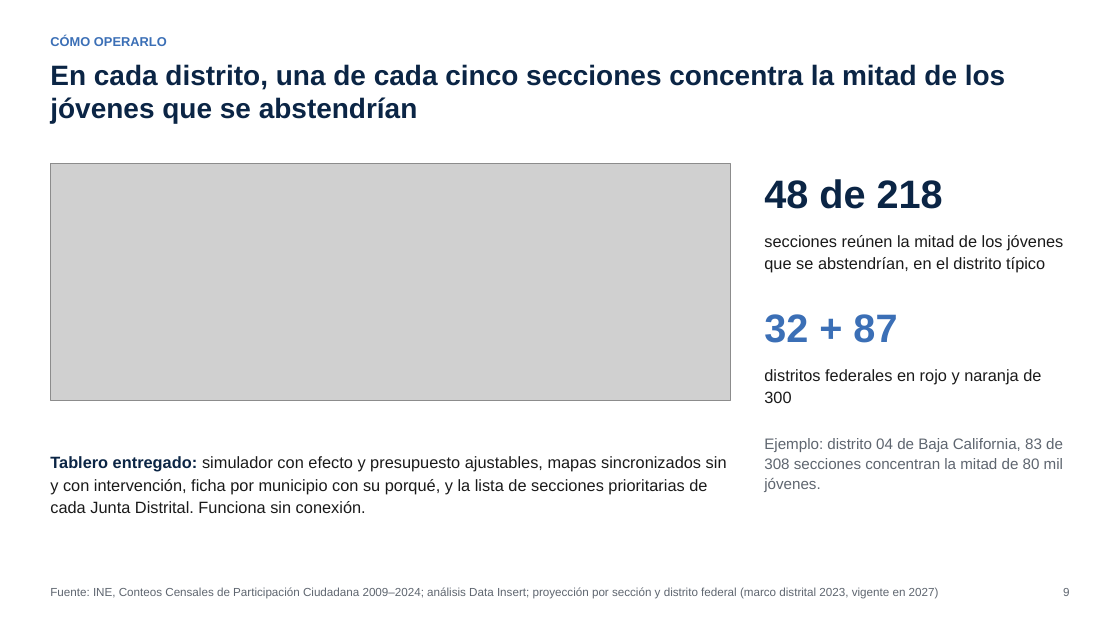
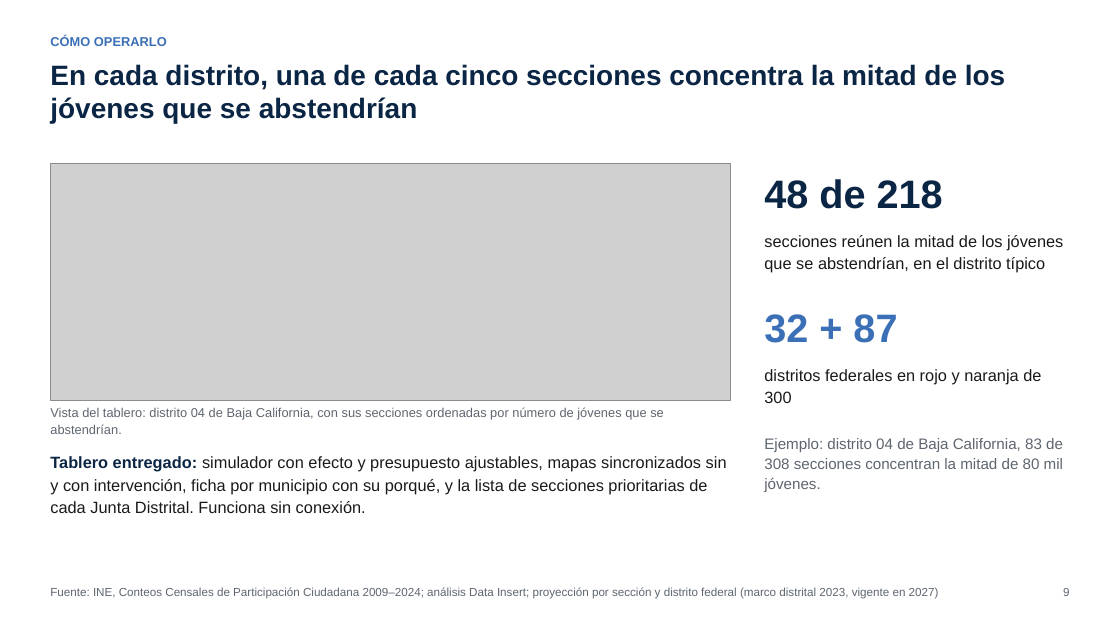
Before and after one commit to PBJulian/semaforo-abstencion-2027, a slide deck: slide 9 of entregables/Presentacion_ejecutiva_DataInsert.pptx. Drawn at 1120x630 pixels with LibreOffice and Linux fonts; fonts in the diff are those of the drawing; grey boxes stand for pictures. Boxes give left, top, right and bottom in pixels: in the first picture for what was removed or moved away, otherwise in the second. Text is boxed around its words. In the diff, an @@ line names an element or a change of style, - is before the commit and + after.

```diff
--- a/entregables/Presentacion_ejecutiva_DataInsert.pptx
+++ b/entregables/Presentacion_ejecutiva_DataInsert.pptx
@@ text added at <box>50,407,664,434</box>, 11 pt, text #5F6670 @@
+Vista del tablero: distrito 04 de Baja California, con sus secciones ordenadas por número de jóvenes que se abstendrían.
```
Also in this commit, not shown: 3 other slides changed, 2 other files.
